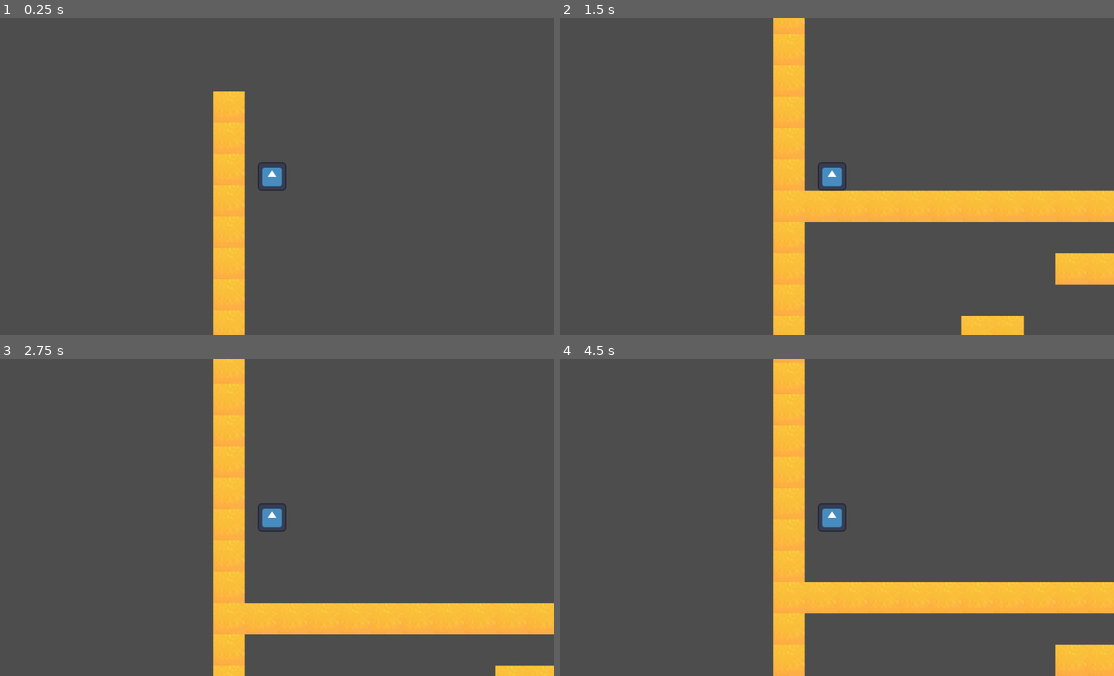
Above: before the commit, frames 1-4 (two rows, left to right).
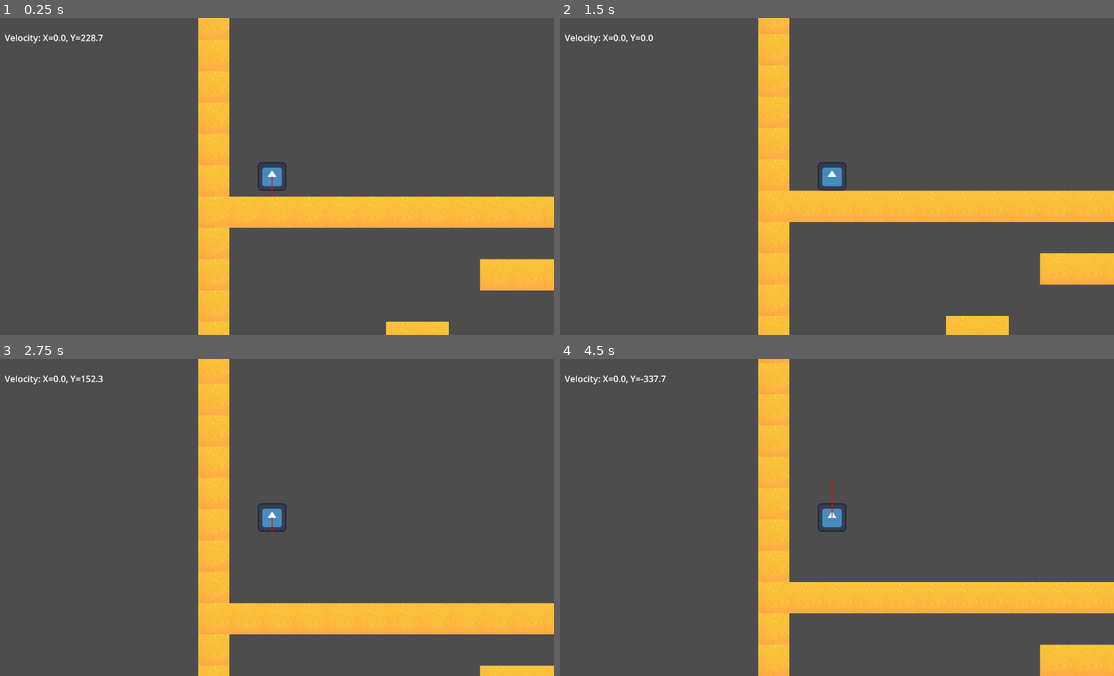
Above: after the commit, the same moments.

Repository: ImShyMike/platformer
Game: Godot game, scene res://main.tscn
Same seed, same stepped clock (60 frames per second), same inputs: the game is played once before the commit and once after it. The engine's default icon, where the game draws it, is replaced by a stand-in: a white triangle on a blue panel in a dark square.
Inputs:
- Up to frame 1 (0.25 s): no input
- Up to frame 2 (1.5 s): tap Enter at 1.25 s
- Up to frame 3 (2.75 s): tap Space at 2 s
- Up to frame 4 (4.5 s): tap Enter at 3.5 s; tap Space at 4.25 s

The runs differ from the first frame. In frame 1, 13% of the frame differs, in the area x 0-100%, y 0-100%; in frame 2, 6.1%; in frame 3, 5.6%; in frame 4, 5.8%.

Commit message:
velocity display

Diff:
--- a/platformer/main.tscn
+++ b/platformer/main.tscn
@@ -6,6 +6,8 @@
 [sub_resource type="GDScript" id="GDScript_0xm2m"]
 script/source = "extends CharacterBody2D
 
+@onready var velocity_label = $Camera2D/VelocityLabel
+@onready var velocity_line = $Camera2D/Line2D
 
 const SPEED = 400.0
 const JUMP_VELOCITY = -550.0
@@ -15,6 +17,14 @@
 var coyote_time := 0.15  # 150ms
 var coyote_timer := 0.0
 var walljump_buffer := 0.0
+
+func _ready():
+	# Set up the line appearance
+	velocity_line.width = 3.0
+	velocity_line.default_color = Color.RED
+	velocity_line.add_point(Vector2.ZERO)
+	velocity_line.add_point(Vector2.ZERO)
+	velocity_line.add_point(Vector2.ZERO)
 
 func _physics_process(delta: float) -> void:
 	# Update coyote timer
@@ -27,10 +37,12 @@
 
 	# Add the gravity.
 	if not is_on_floor():
-		velocity += get_gravity() * delta
+		if is_on_wall() and velocity.y > 0:
+			velocity += get_gravity() * delta * 0.25 # Wall drag
+		else:
+			velocity += get_gravity() * delta
 
 	var direction := Input.get_axis(\"left\", \"right\")
-	var jumped := false
 
 	# Handle jumps and walljumps
 	if Input.is_action_pressed(\"jump\"):
@@ -48,14 +60,23 @@
 	if direction:
 		if walljump_buffer <= 0.0 or direction == get_wall_normal().x:
 			velocity.x = direction * SPEED
+			velocity.x += 50
 	else:
 		velocity.x = move_toward(velocity.x, 0, SPEED)
 
 	move_and_slide()
+
+	velocity_line.set_point_position(0, velocity * 0.5 * Vector2.RIGHT)
+	velocity_line.set_point_position(2, velocity * 0.5 * Vector2.DOWN)
+
+	velocity_label.text = \"Velocity: X=%.1f, Y=%.1f\" % [velocity.x, velocity.y]
 "
 
 [sub_resource type="RectangleShape2D" id="RectangleShape2D_ig7tw"]
 size = Vector2(128, 128)
+
+[sub_resource type="Theme" id="Theme_1bvp3"]
+default_font_size = 40
 
 [sub_resource type="TileSetAtlasSource" id="TileSetAtlasSource_h2yge"]
 texture = ExtResource("2_0xm2m")
@@ -1639,16 +1660,27 @@
 script = SubResource("GDScript_0xm2m")
 
 [node name="Sprite2D" type="Sprite2D" parent="Player"]
-position = Vector2(125, 465)
+position = Vector2(192.889, 1126.22)
 texture = ExtResource("1_ig7tw")
 
 [node name="CollisionShape2D" type="CollisionShape2D" parent="Player"]
-position = Vector2(125, 465)
+position = Vector2(192.889, 1126.22)
 shape = SubResource("RectangleShape2D_ig7tw")
 
 [node name="Camera2D" type="Camera2D" parent="Player"]
-position = Vector2(125, 465)
+position = Vector2(192.889, 1126.22)
 position_smoothing_speed = 8.0
+
+[node name="VelocityLabel" type="RichTextLabel" parent="Player/Camera2D"]
+z_index = 100
+offset_left = -1214.0
+offset_top = -658.0
+offset_right = -541.0
+offset_bottom = -507.0
+theme = SubResource("Theme_1bvp3")
+metadata/_edit_use_anchors_ = true
+
+[node name="Line2D" type="Line2D" parent="Player/Camera2D"]
 
 [node name="TileMapLayer" type="TileMapLayer" parent="."]
 scale = Vector2(4, 4)
--- a/platformer/project.godot
+++ b/platformer/project.godot
@@ -24,6 +24,7 @@
 jump={
 "deadzone": 0.2,
 "events": [Object(InputEventKey,"resource_local_to_scene":false,"resource_name":"","device":0,"window_id":0,"alt_presse …(189 unchanged characters)…
+, Object(InputEventKey,"resource_local_to_scene":false,"resource_name":"","device":-1,"window_id":0,"alt_pressed":false,"shift_pressed":false,"ctrl_pressed":false,"meta_pressed":false,"pressed":false,"keycode":0,"physical_keycode":4194320,"key_label":0,"unicode":0,"location":0,"echo":false,"script":null)
 ]
 }
 left={
Not shown: 1 places in platformer/main.tscn that only renumber resources
